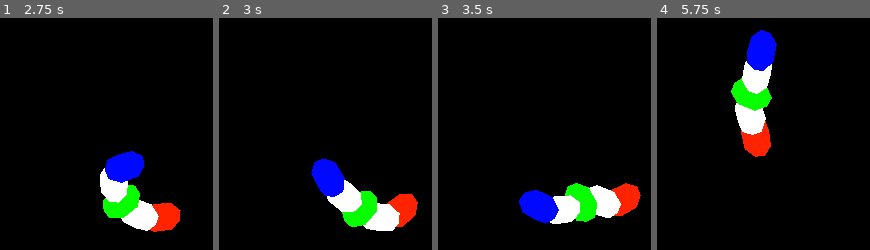
Above: before the commit, frames 1-4 (left to right).
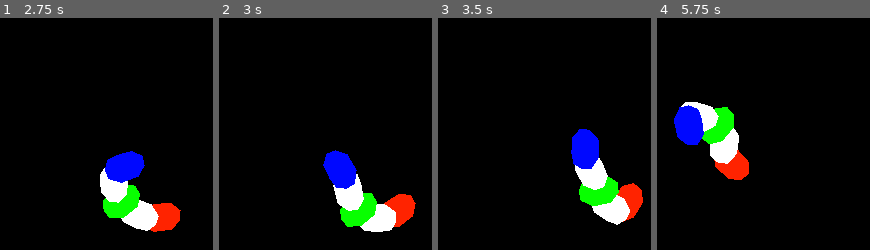
Above: after the commit, the same moments.

Repository: rmonthil-game-jams/global-game-jam-2024
Game: Godot game, scene res://modules/remi/game/game.tscn
Same seed, same stepped clock (60 frames per second), same inputs: the game is played once before the commit and once after it.
Inputs:
- Up to frame 1 (2.75 s): tap Enter at 0.5 s; hold D 0.53-1.28 s; tap X at 0.6 s; hold S 1.28-2.03 s; tap C at 1.35 s; hold D from 2.03 s (still down); tap O at 2.1 s
- Up to frame 2 (3 s): release D at 2.78 s; hold Up from 2.78 s (still down); tap P at 2.85 s
- Up to frame 3 (3.5 s): keep holding Up
- Up to frame 4 (5.75 s): release Up at 3.53 s; hold Left 3.53-5.03 s; tap X at 3.6 s; tap C at 4.35 s; hold S from 5.03 s (still down); tap O at 5.1 s

Frame 1 is identical in both runs. In frame 2, 3.4% of the frame differs, in the area x 43-94%, y 56-93%; in frame 3, 8.9%; in frame 4, 14%, in the area x 7-57%, y 5-70%.
Error in both runs: Attempt to call function 'start' in base 'null instance' on a null instance. (res://modules/remi/player/player_keyboard_left.gd:101)

Commit message:
fix: arrow directions

Diff:
--- a/modules/remi/player/player_keyboard_right.gd
+++ b/modules/remi/player/player_keyboard_right.gd
@@ -36,7 +36,7 @@
 	if event is InputEventKey:
 		if not event.is_echo():
 			match event.physical_keycode:
-				KEY_LEFT:
+				KEY_UP:
 					if event.pressed:
 						direction.y -= 1.0
 					else:
@@ -46,7 +46,7 @@
 						direction.x += 1.0
 					else:
 						direction.x -= 1.0
-				KEY_UP:
+				KEY_LEFT:
 					if event.pressed:
 						direction.x -= 1.0
 					else:
